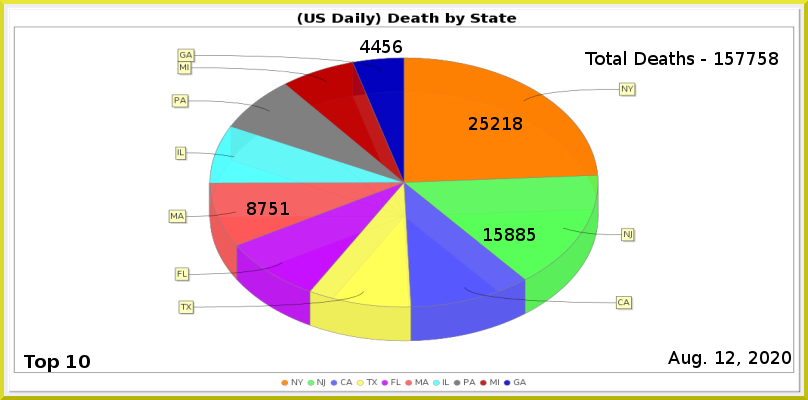
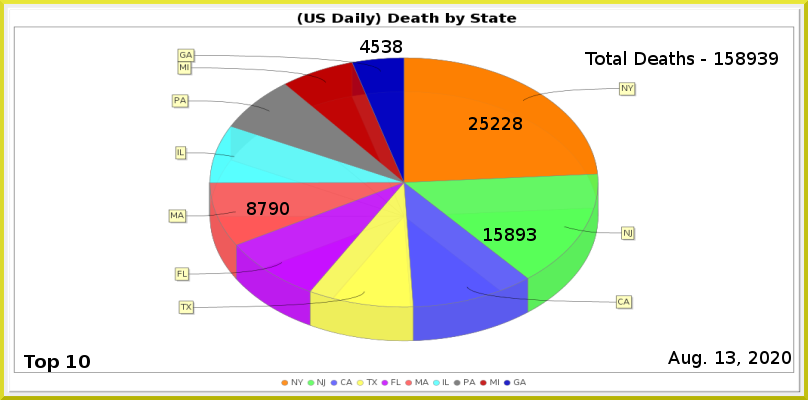
The second 808 x 400 image is a revision of the first. Changes to its layers:
painted on "Least" over [371, 40, 402, 53]
painted on "MA" over [269, 202, 289, 215]
painted on "NJ" over [516, 228, 536, 241]
painted on "NY" over [502, 117, 511, 130]
renamed "Total Deaths - 157758" to "Total Deaths - 158939", painted on it over [736, 52, 778, 65]
painted on "Current Date" over [726, 351, 735, 364]
painted on "Death_by_State.png" over [168, 48, 637, 342]
